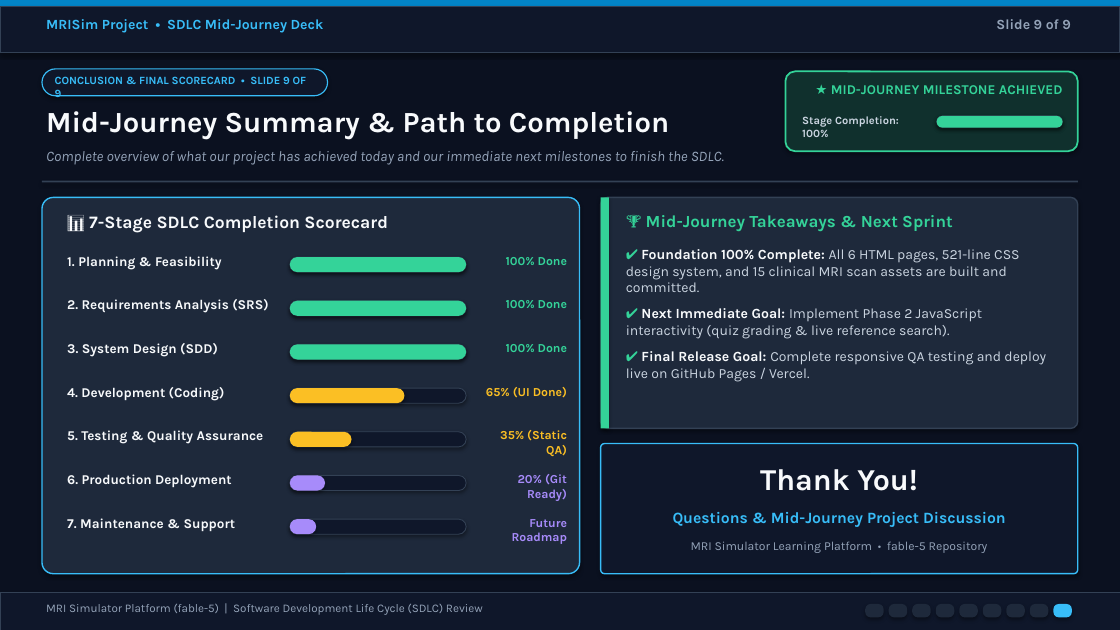
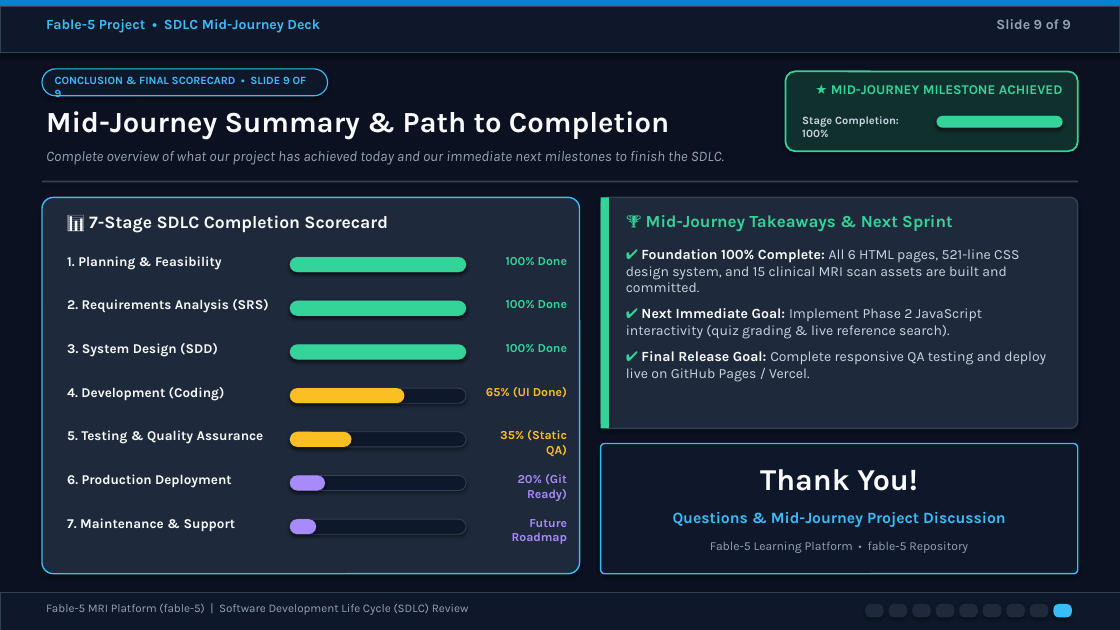
Before and after one commit to muntasir3301/fable-5, a slide deck: slide 9 of MRI_Simulator_SDLC_Presentation.pptx. Drawn at 1120x630 pixels with LibreOffice and Linux fonts; fonts in the diff are those of the drawing. Boxes give left, top, right and bottom in pixels: in the first picture for what was removed or moved away, otherwise in the second. Text is boxed around its words. In the diff, an @@ line names an element or a change of style, - is before the commit and + after.

Commit message:
fix: update project name

```diff
--- a/MRI_Simulator_SDLC_Presentation.pptx
+++ b/MRI_Simulator_SDLC_Presentation.pptx
@@ text at [46, 19, 320, 33]: text changed @@
-MRISim Project • SDLC Mid-Journey Deck
+Fable-5 Project • SDLC Mid-Journey Deck
@@ text at [710, 541, 968, 553]: text changed @@
-MRI Simulator Learning Platform • fable-5 Repository
+Fable-5 Learning Platform • fable-5 Repository
@@ text at [46, 604, 469, 615]: text changed @@
-MRI Simulator Platform (fable-5) | Software Development Life Cycle (SDLC) Review
+Fable-5 MRI Platform (fable-5) | Software Development Life Cycle (SDLC) Review
```
Also in this commit, not shown: 8 other slides changed, 7 other files.
